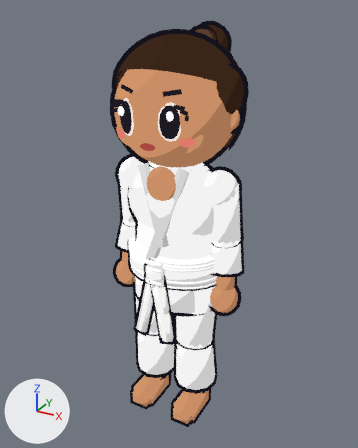
What one commit did to the Blender file incoming-art/dojo-people/source/senpai.blend.
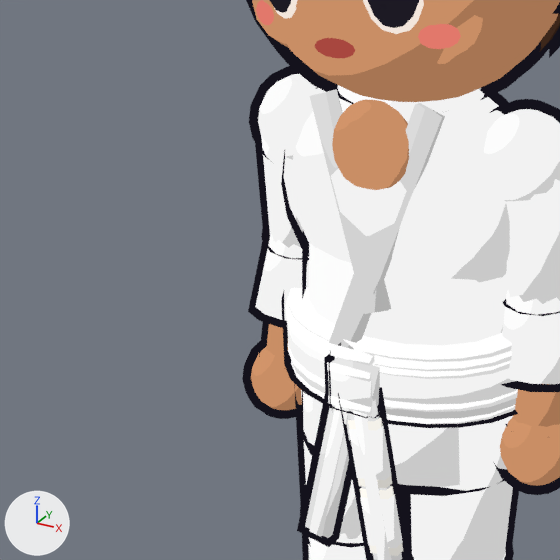
Each version is shown whole from a 50 mm lens placed at (0.826, -1.481, 1.546), pointed at (-0.029, 0.075, 0.768), then close up on the part from 6% to 65% of the width and 29% to 76% of the height. Every picture has the same lights, and +X, +Y and +Z are marked at lower left. The last two pictures show the newer version.

In view in the first close-up: 'belt_rim1', 'beltc_band', 'chest_v', 'gi_lapel.L', 'gi_lapel.R', 'gi_shoulder.L', 'gi_skirt', 'gi_sleeve.L', 'gi_thigh.L', 'gi_torso', 'gi_upper_arm.L', 'head' and 65 more.
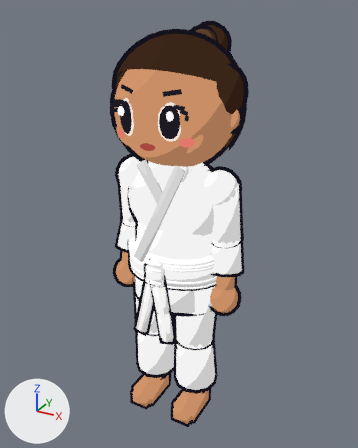
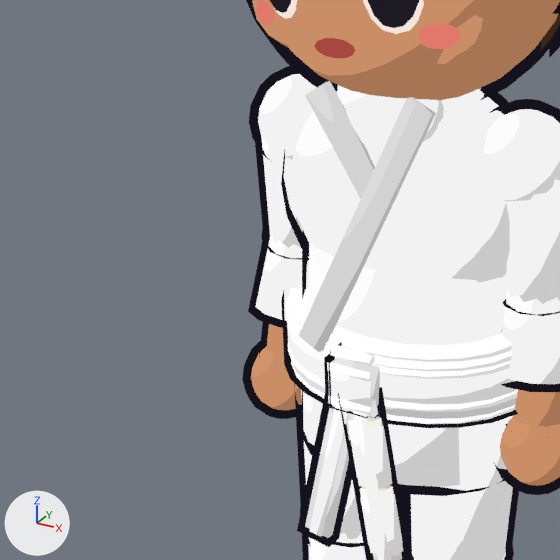
Where the change shows, as pixel boxes (x1, y1, x2, y2) in the close-ups (560 x 560 px):
'gi_lapel.L', reshaped (18% wider)
    before: (329, 103, 445, 349)
    after: (299, 97, 436, 352)
'gi_lapel.R', reshaped
    before: (310, 89, 391, 314)
    after: (305, 81, 375, 199)
'chest_v', deleted (orange)
    before: (332, 100, 409, 190)
'gi_collar_fill', added
    after: (336, 86, 444, 151)

Edits to the bpy script that builds the scene:
```text
Change me_gi_lapel_l:
    used by ob_gi_lapel_l; location = (0.0, 0.0, 0.0); scale = (1.1, 1.1, 1.1)
    remove me_gi_lapel_l.from_pydata(...)  # 8 vertices, 6 faces; spans x -0.045..0.089, y -0.131..-0.076, z 0.634..0.958
    add me_gi_lapel_l.from_pydata(...)  # 8 vertices, 6 faces; spans x -0.086..0.086, y -0.138..-0.092, z 0.632..0.97
    me_gi_lapel_l part 2
    me_gi_lapel_l.vertices[0].co: (0.089, -0.078, 0.946) -> (0.086, -0.096, 0.954)  # pixel (444, 116) -> pixel (435, 113)
    me_gi_lapel_l.vertices[1].co: (0.088, -0.09, 0.948) -> (0.086, -0.108, 0.956)  # pixel (439, 117) -> pixel (430, 114)
    me_gi_lapel_l.vertices[2].co: (-0.011, -0.119, 0.634) -> (-0.054, -0.126, 0.632)  # not seen -> pixel (324, 349)
    me_gi_lapel_l.vertices[3].co: (-0.012, -0.131, 0.636) -> (-0.054, -0.138, 0.634)  # not seen -> pixel (318, 352)
    me_gi_lapel_l.vertices[4].co: (0.056, -0.076, 0.956) -> (0.054, -0.092, 0.968)  # pixel (420, 103) -> pixel (412, 96)
    me_gi_lapel_l.vertices[5].co: (0.055, -0.088, 0.958) -> (0.054, -0.104, 0.97)  # pixel (415, 104) -> pixel (406, 98)
    me_gi_lapel_l.vertices[6].co: (-0.044, -0.117, 0.644) -> (-0.086, -0.122, 0.646)
    me_gi_lapel_l.vertices[7].co: (-0.045, -0.129, 0.646) -> (-0.086, -0.134, 0.648)  # pixel (328, 342) -> pixel (298, 335)
Change me_gi_lapel_r:
    used by ob_gi_lapel_r; location = (0.0, 0.0, 0.0); scale = (1.1, 1.1, 1.1)
    remove me_gi_lapel_r.from_pydata(...)  # 8 vertices, 6 faces; spans x -0.088..0.036, y -0.124..-0.077, z 0.694..0.958
    add me_gi_lapel_r.from_pydata(...)  # 8 vertices, 6 faces; spans x -0.084..0.03, y -0.115..-0.091, z 0.83..0.972
    me_gi_lapel_r part 1
    me_gi_lapel_r.vertices[0].co: (-0.057, -0.077, 0.957) -> (-0.057, -0.091, 0.971)  # pixel (336, 89) -> pixel (330, 80)
    me_gi_lapel_r.vertices[1].co: (-0.056, -0.087, 0.958) -> (-0.056, -0.101, 0.972)  # pixel (332, 90) -> pixel (325, 81)
    me_gi_lapel_r.vertices[2].co: (0.035, -0.112, 0.705) -> (0.029, -0.101, 0.849)  # pixel (391, 308) -> not seen
    me_gi_lapel_r.vertices[3].co: (0.036, -0.122, 0.706) -> (0.03, -0.111, 0.85)  # pixel (387, 310) -> not seen
    me_gi_lapel_r.vertices[4].co: (-0.088, -0.079, 0.946) -> (-0.084, -0.095, 0.952)  # pixel (313, 95) -> pixel (309, 93)
    me_gi_lapel_r.vertices[5].co: (-0.087, -0.089, 0.947) -> (-0.083, -0.105, 0.953)  # pixel (309, 96) -> pixel (305, 95)
    me_gi_lapel_r.vertices[6].co: (0.004, -0.114, 0.694) -> (0.002, -0.105, 0.83)
    me_gi_lapel_r.vertices[7].co: (0.005, -0.124, 0.695) -> (0.003, -0.115, 0.831)  # pixel (364, 314) -> not seen
Add me_gi_collar_fill:
    me_gi_collar_fill.from_pydata(...)  # 146 vertices, 160 faces; spans x -0.075..0.075, y -0.102..-0.002, z 0.863..0.987
    me_gi_collar_fill.polygons.foreach_set('use_smooth', [True] * 160)
    me_gi_collar_fill.materials.append(mat_gi)
Remove ob_chest_v:
    ob_chest_v = bpy.data.objects.new('chest_v', me_chest_v)
    ob_chest_v.location = (0.0, 0.0, 0.0)
    ob_chest_v.scale = (1.1, 1.1, 1.1)
Add ob_gi_collar_fill:
    ob_gi_collar_fill = bpy.data.objects.new('gi_collar_fill', me_gi_collar_fill)
    ob_gi_collar_fill.location = (0.0, 0.0, 0.0)
    ob_gi_collar_fill.scale = (1.1, 1.1, 1.1)
```
